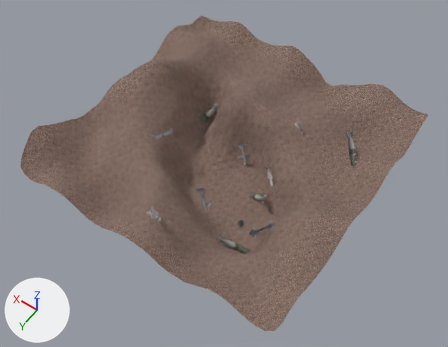
An edit to the glTF model webpage/public/models/ground.gltf, drawn before and after from the same camera.
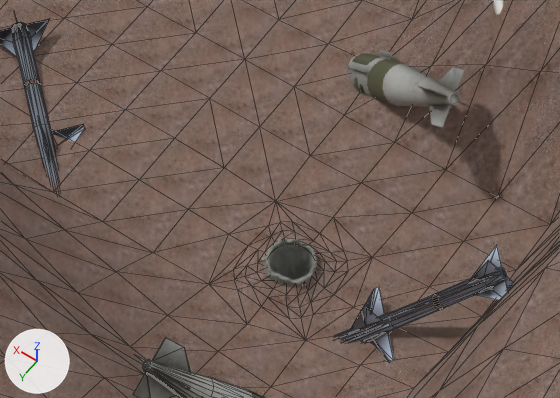
Each version is shown whole from a 50 mm camera at (-61.5, 89.4, 140.3) aimed at (0.0, 3.3, 5.0), then close up on the part from 44% to 63% of the width and 53% to 70% of the height. Lighting does not change. The marker at lower left points along +X, +Y and +Z. The first two pictures are the older version. The close-ups show mesh edges as thin lines. Where no turn or scale is listed for an object, it has been applied to the vertices.

In view in the first close-up: 'AIM-7 Sparrow.007', 'AIM-7 Sparrow.010', 'JDAM.010', 'JDAM.011', 'terrain.001', 'well.002' and 1 more.
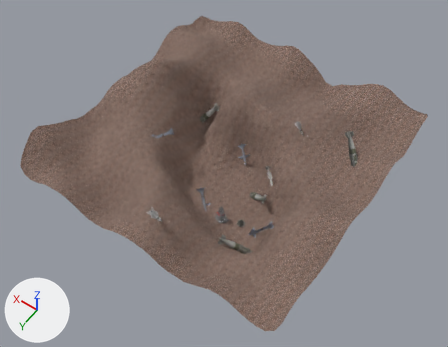
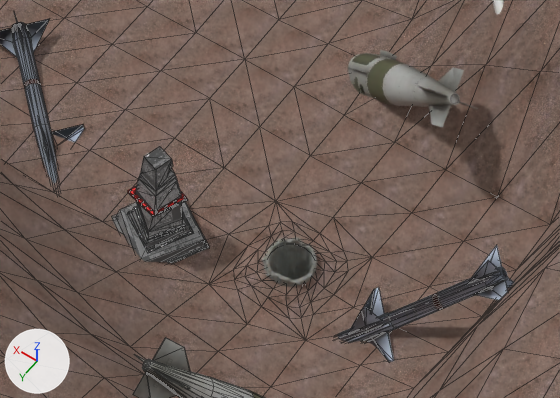
Changed parts and their boxes [x1, y1, x2, y2] in the close-ups (560 x 398 px):
'pillar', added
    after: [111, 146, 209, 263]
    faces in mat_material: [111, 146, 209, 263]
    faces in mat_alert_red (picture img_alert_red): [128, 185, 187, 216]

Diff of the bpy script that builds the scene:
```diff
--- a/webpage/public/models/ground.gltf.py
+++ b/webpage/public/models/ground.gltf.py
@@ img_alert_red @@
+img_alert_red = load_image('alert-red', 'tex/alert-red.webp', 512, 512, 'sRGB')
@@ img_tekstura_kip2 @@
+img_tekstura_kip2 = load_image('tekstura_kip2', 'tex/tekstura_kip2.webp', 512, 414, 'sRGB')
@@ mat_alert_red @@
+mat_alert_red = principled_material('alert-red')
+mat_alert_red.texture = img_alert_red
@@ mat_material @@
+mat_material = bpy.data.materials.new('Material')
+# uses the picture img_tekstura_kip2
@@ me_cube @@
+me_cube.from_pydata(...)  # 112 vertices, 208 faces; spans x -1.52..2.61, y -1.91..2.32, z -0.54..4.7
+# faces by material slot: [170, 38]
+me_cube.materials.append(mat_material)
+me_cube.materials.append(mat_alert_red)  # picture img_alert_red
@@ ob_pillar @@
+ob_pillar = bpy.data.objects.new('pillar', me_cube)
+ob_pillar.location = (-6.65, 12.83, -0.14)
```
